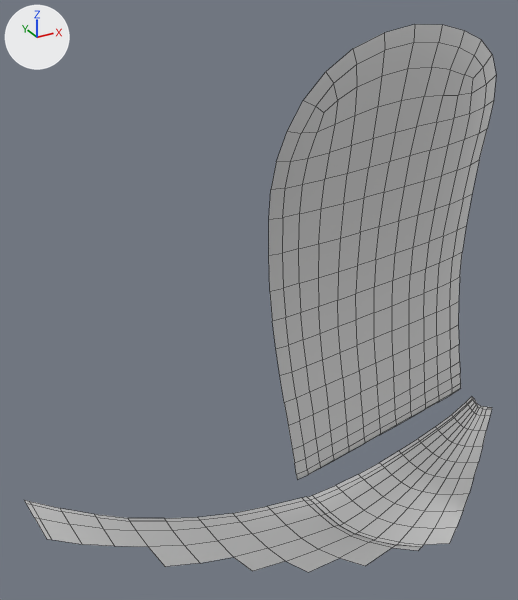
A saved change to the OBJ model PadForge.App/3DModels/XboxSeries/Remix/Decal-Shoulder-Left-Trigger.obj.
Camera for both pictures: a camera (50 mm lens) standing at (-58.3, -70.1, 11.9) and looking at (-44.2, -44.4, -1.0). Arrows for +X, +Y and +Z are at upper left; the lights stay in place. The picture after the commit comes second. Mesh edges are drawn as thin lines. Where no turn or scale is listed for an object, it has been applied to the vertices.

Objects in the first picture: 'Decal-Shoulder-Left-Trigger'.
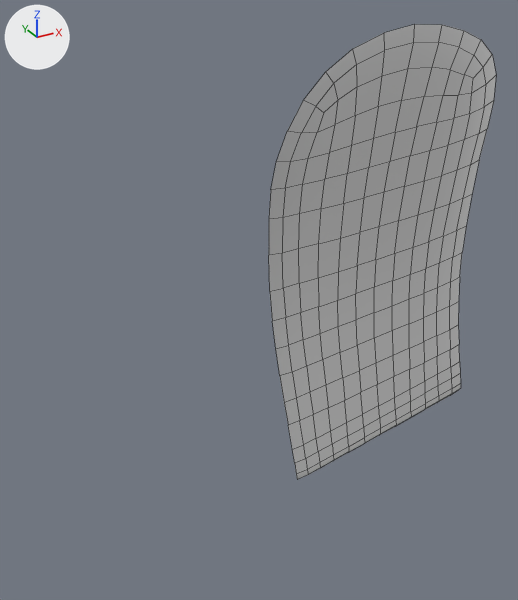
Boxes [x1, y1, x2, y2] around the edits, measured in the pictures (518 x 600 px):
'Decal-Shoulder-Left-Trigger', reshaped (52% narrower, 17% shorter)
    before: [24, 24, 496, 572]
    after: [269, 24, 496, 479]
part 1 of me_decal_shoulder_left_trigger, deleted
    before: [308, 396, 492, 547]
part 2 of me_decal_shoulder_left_trigger, deleted
    before: [24, 497, 421, 572]

The change, as a list of edits to the scene's bpy script:
```text
Change me_decal_shoulder_left_trigger:
    used by ob_decal_shoulder_left_trigger; location = (0.0, 0.0, 0.0)
    remove me_decal_shoulder_left_trigger.from_pydata(...)  # 419 vertices, 352 faces; spans x -54.7..-31.3, y -51.6..-39.1, z -13.7..10.7
    add me_decal_shoulder_left_trigger.from_pydata(...)  # 235 vertices, 208 faces; spans x -46.5..-34.3, y -51.6..-47.2, z -9.0..10.7
    me_decal_shoulder_left_trigger part 1: the loose piece of 119 vertices spanning x -43.8..-31.3, y -50.3..-47.1, z -13.5..-7.0 is deleted
    me_decal_shoulder_left_trigger part 2: the loose piece of 65 vertices spanning x -54.7..-38.2, y -50.0..-39.1, z -13.7..-9.2 is deleted
```
